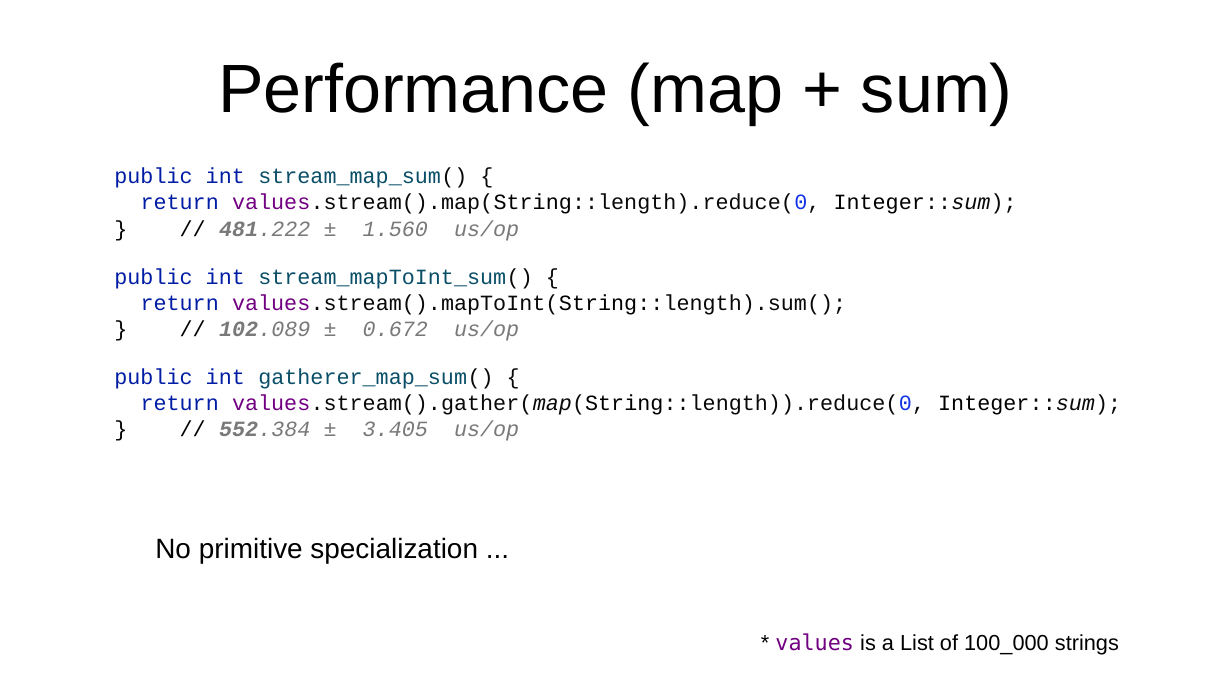
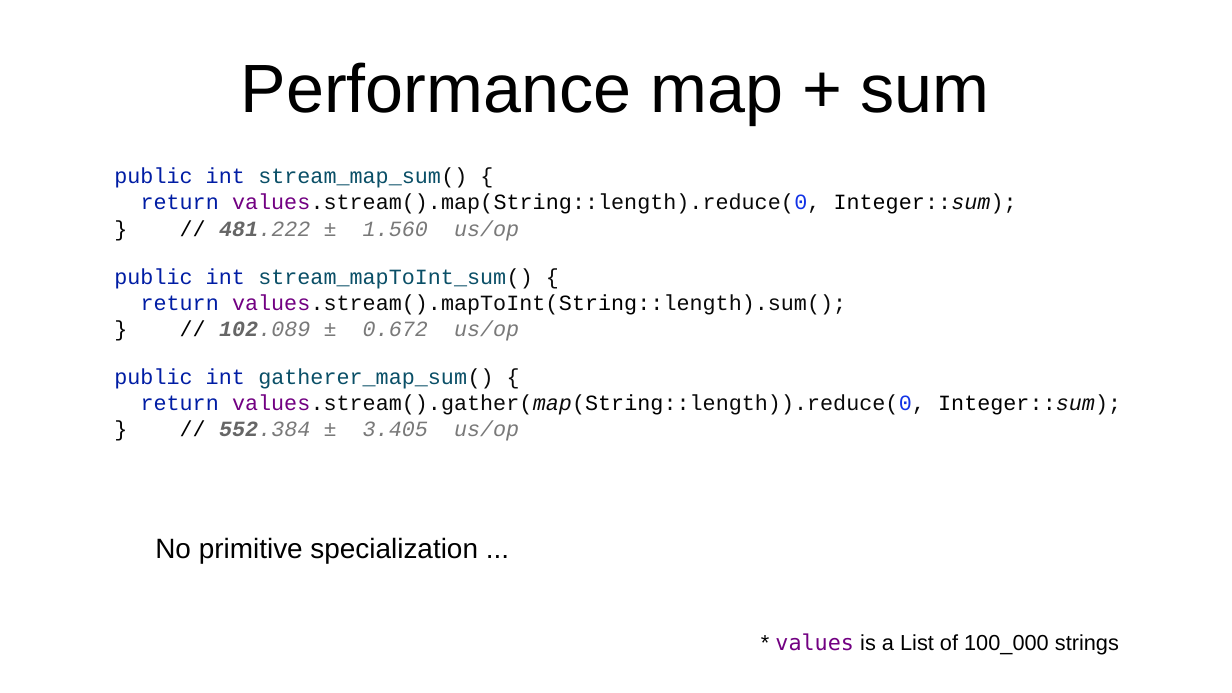
Before and after one commit to forax/we_are_all_to_gather, a slide deck: slide 21 of We are all to gather.odp (slide 22 before the commit). Drawn at 1232x693 pixels with LibreOffice and Linux fonts; fonts in the diff are those of the drawing. Boxes give left, top, right and bottom in pixels: in the first picture for what was removed or moved away, otherwise in the second. Text is boxed around its words. In the diff, an @@ line names an element or a change of style, - is before the commit and + after.

```diff
--- a/We are all to gather.odp
+++ b/We are all to gather.odp
@@ title at (241,62,990,125): text changed @@
-Performance (map + sum)
+Performance map + sum
@@ text "public int stream_map_sum() { return ..." at (114,168,1121,441): text colour #797979 to #666666 in "481.222", "102.089", "552.384" @@
```
Also in this commit, not shown: 11 other slides changed, 7 slides added, 7 slides removed, 1 other file.
